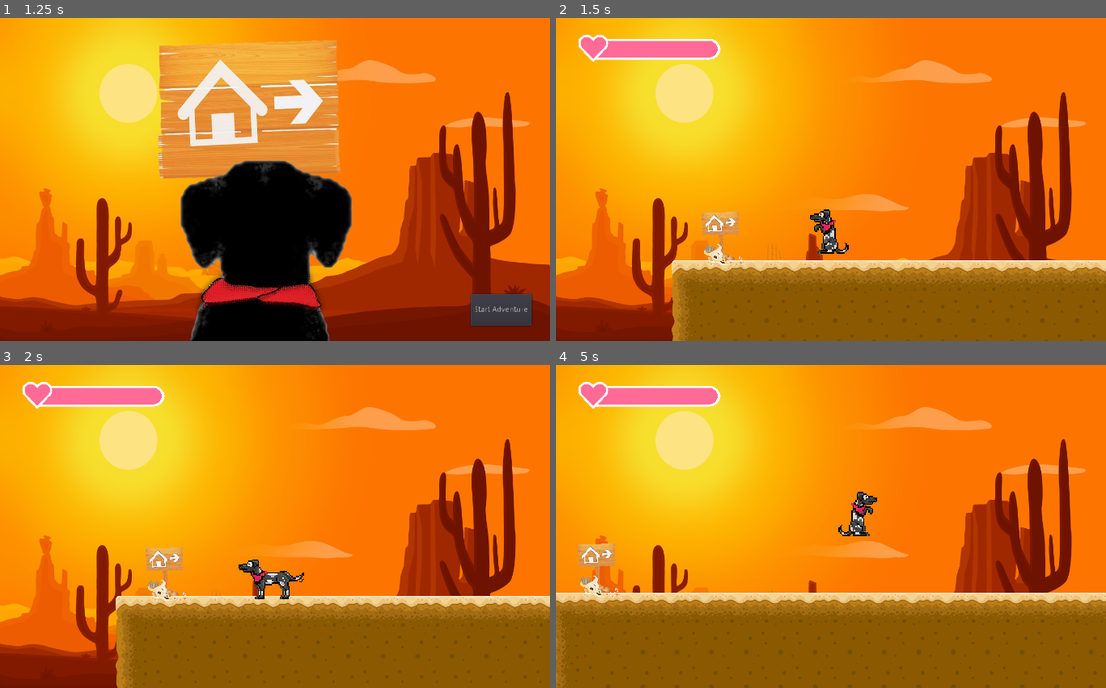
Above: before the commit, frames 1-4 (two rows, left to right).
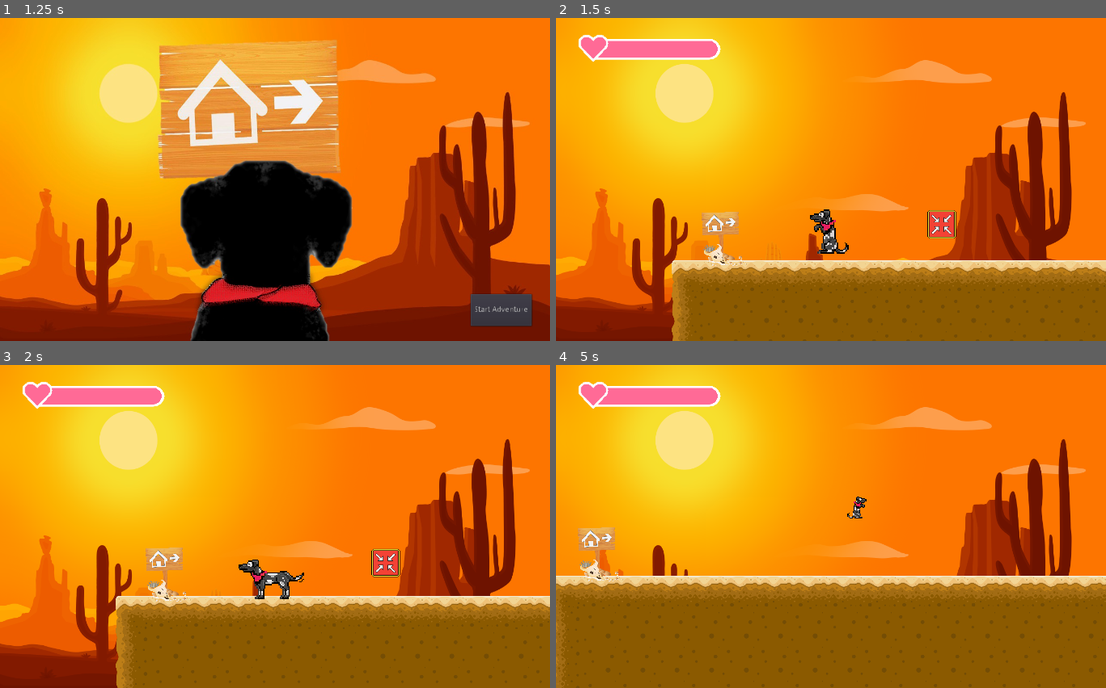
Above: after the commit, the same moments.

Repository: pabtorres/take-me-hoom
Game: Godot game, scene res://scenes/Menu.tscn
Two runs of this game, one before a commit and one after it. Both use one fixed random seed, a clock stepped at 60 frames per second and the inputs below.
Inputs:
- Up to frame 1 (1.25 s): click "New Game" at 0.5 s
- Up to frame 2 (1.5 s): click "Start Adventure" at 1.25 s
- Up to frame 3 (2 s): no input
- Up to frame 4 (5 s): hold D (sleep) 2.03-2.78 s; hold Right (right1) 2.03-3.53 s; tap Up (big) at 2.1, 3.8 s; tap Space (jump1) at 2.27, 3.02, 4.52 s; tap D (sleep) at 2.85, 4.55 s; tap Down (small) at 3.05, 3.6 s; hold Left (left1) 3.53-4.28 s; hold Right (right1) from 4.28 s (still down); tap B (attack1) at 4.35 s

Frame 1 is identical in both runs. In frame 2, 0.5% of the frame differs, in the area x 67-73%, y 59-69%; in frame 3, 0.5%; in frame 4, 11%, in the area x 0-100%, y 39-99%.

Commit message:
fixed bug power

Diff:
--- a/scenes/DesertDay.tscn
+++ b/scenes/DesertDay.tscn
@@ -13,6 +13,7 @@
 [ext_resource path="res://sprites/keyitems/kennel.png" type="Texture" id=11]
 [ext_resource path="res://scenes/fox.tscn" type="PackedScene" id=12]
 [ext_resource path="res://sprites/ennemies/Tornado_exe6.png" type="Texture" id=13]
+[ext_resource path="res://scenes/SmallPowerUp.tscn" type="PackedScene" id=14]
 [ext_resource path="res://scripts/Kennel.gd" type="Script" id=15]
 [ext_resource path="res://scenes/InGameMenu.tscn" type="PackedScene" id=16]
 [ext_resource path="res://scripts/Checkpoint.gd" type="Script" id=17]
@@ -298,6 +299,9 @@
 scale = Vector2( -1, 1 )
 script = ExtResource( 9 )
 
+[node name="SmallPowerUp" parent="InstanciationZone" instance=ExtResource( 14 )]
+position = Vector2( 3076.85, 21.5178 )
+
 [node name="Owl" parent="." instance=ExtResource( 6 )]
 position = Vector2( 2500, -20 )
 scale = Vector2( -1, 1 )
--- a/scripts/Player1.gd
+++ b/scripts/Player1.gd
@@ -101,14 +101,16 @@
 			recently_jumped = true # To test double_jump
 
 		if Input.is_action_just_pressed("small") && isBig && Global.player_powerups["Small"]:
-			var scale = Vector2(0.5, -0.5)
-			self.set_scale(scale)
+			self.set_scale(Vector2(0.5, -0.5))
+			if facing==-1:
+				self.set_scale(Vector2(0.5,0.5))
 			isSmall=true
 			isBig=false
 
 		if Input.is_action_just_pressed("big") && isSmall && Global.player_powerups["Small"]:
-			var scale = Vector2(1, -1)
-			self.set_scale(scale)
+			self.set_scale(Vector2(1, -1))
+			if facing==-1:
+				self.set_scale(Vector2(1,1))
 			isBig=true
 			isSmall=false
 
@@ -150,6 +152,7 @@
 		if facing != new_facing:
 			scale.x = scale.x*(-1)
 			facing = new_facing
+
 
 
 	# Animation
--- a/scripts/PlayerBackup.gd
+++ b/scripts/PlayerBackup.gd
@@ -96,6 +96,7 @@
 		if Input.is_action_pressed("right1") && !Input.is_action_pressed("left1") && $AnimationPlayer.current_animation != "Bark" && $AnimationPlayer.current_animation != "OnAirBark":
 			velocity.x = max_hspeed
 			if direction=="left":
+				print("changed")
 				$Attack.position.x *=-1
 				$Attack/Sprite.flip_h=true
 				$Attack/Sprite.position.x+=20
Not shown: 1 places in scenes/DesertDay.tscn that only renumber resources
